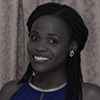
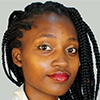
Comparing the layer stacks of the two (100, 100) images. Changes:
renamed "sasha" to "lydiaokoth", painted on it over (x1=0, y1=0, x2=100, y2=100)
